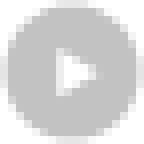
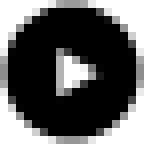
Layered file, before and after one edit (144px x 144px). Changes by layer:
"Shape 3": opacity 24% → 100% over [left=0, top=0, right=144, bottom=144]
hid "Background" over [left=0, top=0, right=144, bottom=144]
